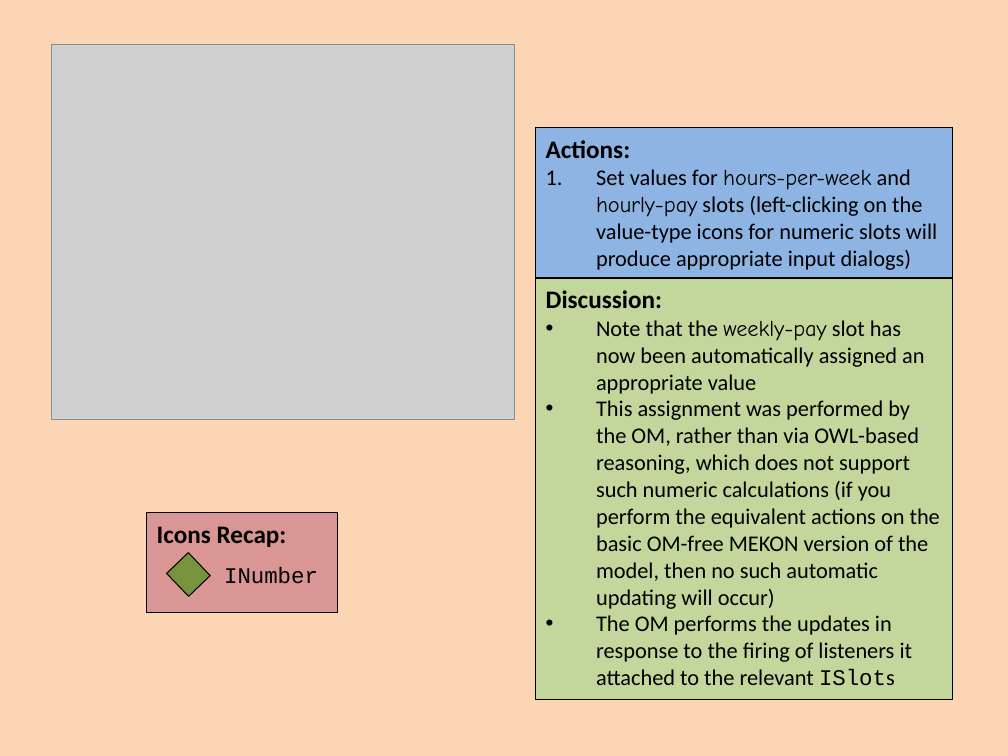
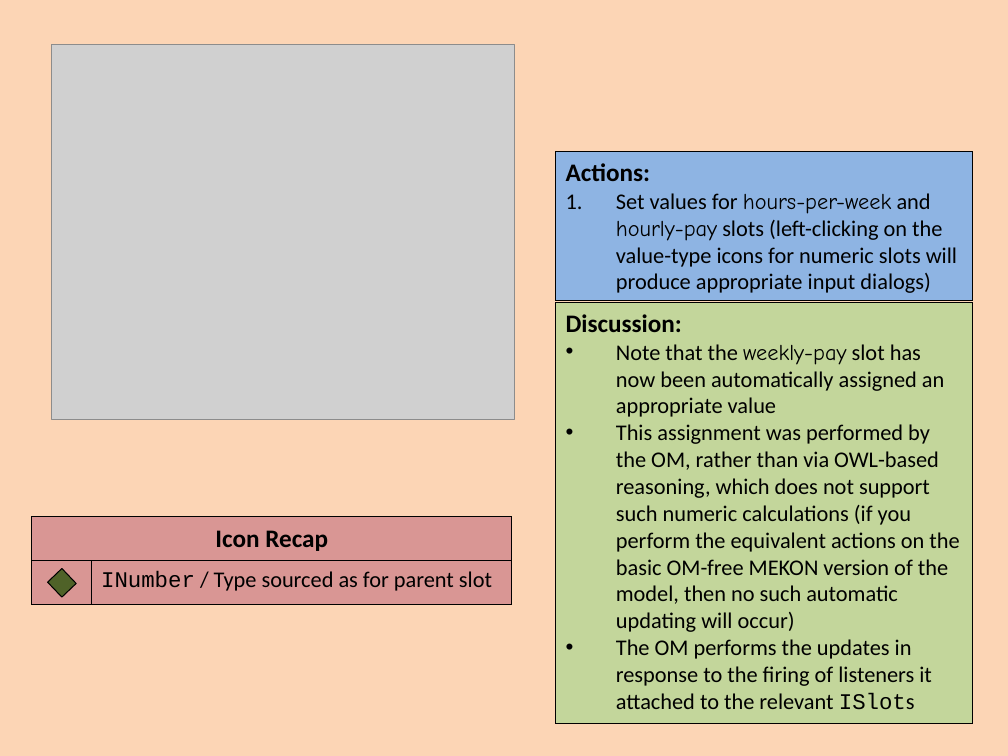
Before and after one commit to colin-puleston/mekon-hobo, a slide deck: slide 38 of docs/MEKON-HOBO Introductory Tutorial.pptx (slide 35 before the commit). Drawn at 1008x756 pixels with LibreOffice and Linux fonts; fonts in the diff are those of the drawing; grey boxes stand for pictures. Boxes give left, top, right and bottom in pixels: in the first picture for what was removed or moved away, otherwise in the second. Text is boxed around its words. In the diff, an @@ line names an element or a change of style, - is before the commit and + after.

```diff
--- a/docs/MEKON-HOBO Introductory Tutorial.pptx
+++ b/docs/MEKON-HOBO Introductory Tutorial.pptx
@@ rectangle "Actions:": place and size @@
-rectangle "Actions:" at (535,128,952,277)
+rectangle "Actions:" at (555,152,972,301)
@@ rectangle "Discussion:": place and size @@
-rectangle "Discussion:" at (535,279,952,700)
+rectangle "Discussion:" at (555,302,972,723)
@@ rectangle "Icon Recap": place and size @@
-rectangle "Icon Recap" at (147,513,338,612)
+rectangle "Icon Recap" at (31,517,511,605)
@@ text in rectangle at (215,530,328,551): text changed @@
-Icons Recap:
+Icon Recap
@@ rectangle added at (31,560,91,604), outline #000000 0.75 pt @@
@@ rectangle added at (48,569,77,598), fill #4F6228, outline #000000 0.75 pt @@
@@ rectangle "INumber / Type sourced as ...": place and size @@
-rectangle "INumber / Type sourced as ..." at (224,567,318,584)
+rectangle "INumber / Type sourced as ..." at (92,560,512,604)
@@ rectangle "INumber / Type sourced as ..." at (92,560,512,604): outline none to #000000 0.75 pt @@
@@ rectangle removed at (166,552,211,597) @@
@@ text in rectangle at (101,571,492,591): text changed; font Courier New to Calibri @@
-INumber
+INumber / Type sourced as for parent slot
```
Also in this commit, not shown: 23 other slides changed, 3 slides added.
